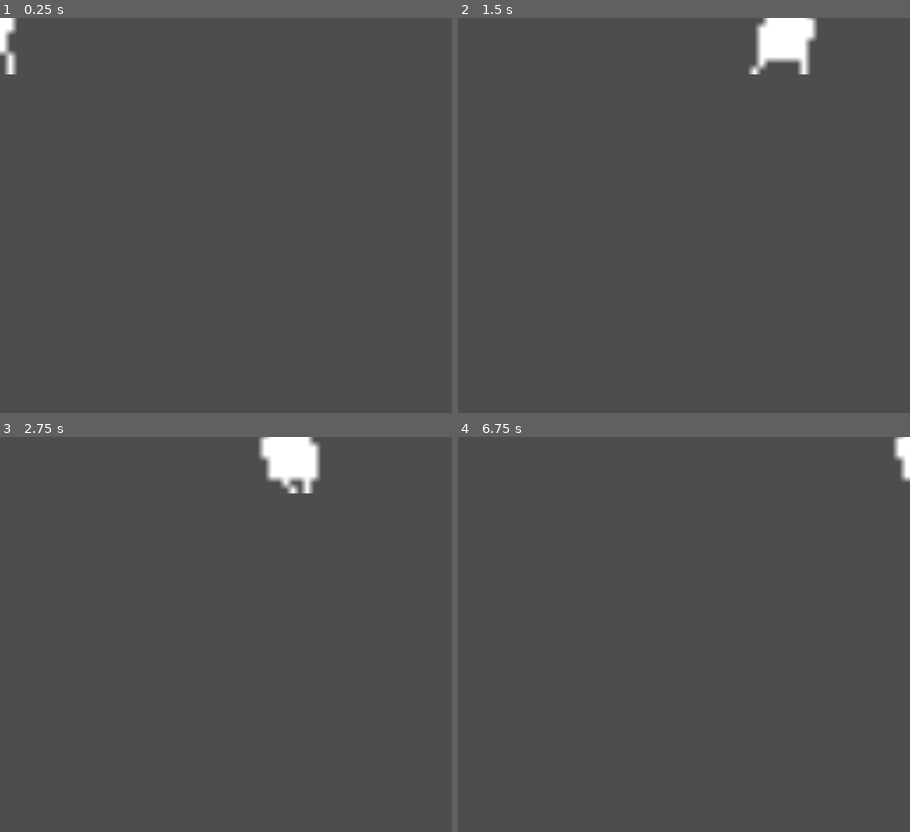
Above: before the commit, frames 1-4 (two rows, left to right).
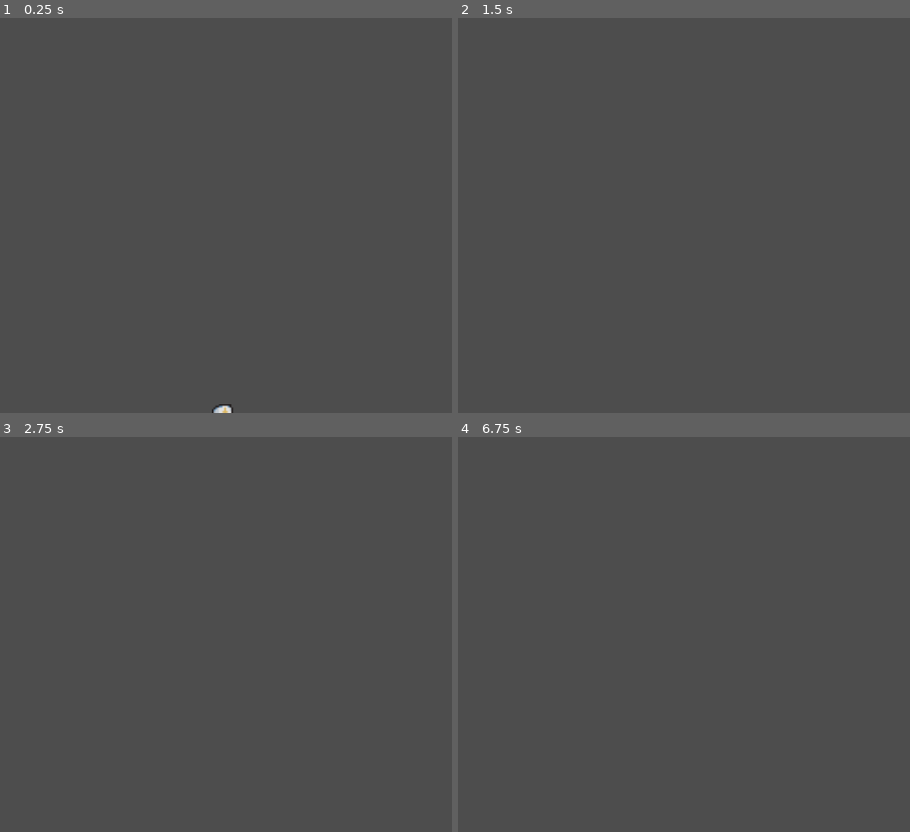
Above: after the commit, the same moments.

Repository: sirbrillig/bell-of-peace
Game: Godot game, scene res://player.tscn
Two runs of this game, one before a commit and one after it. Both use one fixed random seed, a clock stepped at 60 frames per second and the inputs below. Before the commit the project has no main scene; this scene is started directly in both runs.
Inputs:
- Up to frame 1 (0.25 s): no input
- Up to frame 2 (1.5 s): hold Right (ui_right) from 0.53 s (still down); tap Up (ui_up) at 0.6, 0.77, 1.07, 1.35 s
- Up to frame 3 (2.75 s): tap Up (ui_up) at 1.52, 1.82, 2.1 s; release Right (ui_right) at 2.03 s; hold Left (ui_left) from 2.03 s (still down)
- Up to frame 4 (6.75 s): release Left (ui_left) at 2.78 s; hold Right (ui_right) 2.78-4.28 s; tap Up (ui_up) at 2.85, 3.02, 3.32, 3.6, 3.77, 4.07, 4.35, 4.52, 4.82, 5.1, 5.85, 6.02, 6.32, 6.6 s; tap Enter at 4.25, 5.75 s; hold Left (ui_left) 4.28-5.03 s; tap Space at 5, 6.5 s; hold Right (ui_right) 5.03-5.78 s; hold Left (ui_left) from 5.78 s (still down)

The runs differ from the first frame. In frame 1, 0.5% of the frame differs, in the area x 0-52%, y 0-100%; in frame 2, 1.6%, in the area x 64-80%, y 0-15%; in frame 3, 1.6%; in frame 4, 0.3%.

Commit message:
Add character and platform

Diff:
--- a/player.gd
+++ b/player.gd
@@ -1,5 +1,7 @@
-extends Area2D
-@export var speed = 200
+extends CharacterBody2D
+@export var speed = 100
+@export var jump_speed = -400
+@export var gravity = 30
 
 
 # Called when the node enters the scene tree for the first time.
@@ -10,19 +12,22 @@
 
 # Called every frame. 'delta' is the elapsed time since the previous frame.
 func _process(delta: float) -> void:
-	var velocity = Vector2.ZERO
-	if Input.is_action_pressed("ui_right"):
-		velocity.x += 1
-	if Input.is_action_pressed("ui_left"):
-		velocity.x -= 1
-
-	if velocity.length() > 0:
-		velocity = velocity.normalized() * speed
-
-	position += velocity * delta
-
 	if velocity.x != 0:
 		$AnimatedSprite2D.animation = "walk"
 		$AnimatedSprite2D.flip_h = velocity.x < 0
 	else:
 		$AnimatedSprite2D.animation = "idle"
+
+func _physics_process(delta: float) -> void:
+	if ! is_on_floor():
+		velocity.y += gravity
+	else:
+		velocity.y = 0
+
+	var direction_h = Input.get_axis("ui_left", "ui_right")
+	velocity.x = speed * direction_h
+
+	if Input.is_action_just_pressed("ui_up") and is_on_floor():
+		velocity.y = jump_speed
+
+	move_and_slide()
--- a/player.tscn
+++ b/player.tscn
@@ -1,48 +1,94 @@
-[gd_scene load_steps=8 format=3 uid="uid://ckkvgyes778g"]
+[gd_scene load_steps=18 format=3 uid="uid://ckkvgyes778g"]
 
 [ext_resource type="Script" path="res://player.gd" id="1_j24fr"]
-[ext_resource type="Texture2D" uid="uid://d1m86mw8mxnxm" path="res://bell-monk_0001.png" id="1_mvwqt"]
-[ext_resource type="Texture2D" uid="uid://dxkmpfu2gl3n0" path="res://bell-monk_0002.png" id="2_73pbo"]
-[ext_resource type="Texture2D" uid="uid://bxdpqpq8s8rec" path="res://bell-monk_run_0001.png" id="3_mdwh1"]
-[ext_resource type="Texture2D" uid="uid://du6qqw7b7ko2x" path="res://bell-monk_run_0002.png" id="4_vbfbi"]
+[ext_resource type="Texture2D" uid="uid://chqmsp78v45ft" path="res://Priest-Idle/Priest-Idle-0.png" id="2_ypgkm"]
+[ext_resource type="Texture2D" uid="uid://dskfu5hagg422" path="res://Priest-Idle/Priest-Idle-1.png" id="3_b6dtj"]
+[ext_resource type="Texture2D" uid="uid://cnglw8nqrem0p" path="res://Priest-Idle/Priest-Idle-2.png" id="4_65v3u"]
+[ext_resource type="Texture2D" uid="uid://ds42jl1mfs7s2" path="res://Priest-Idle/Priest-Idle-3.png" id="5_rmsmo"]
+[ext_resource type="Texture2D" uid="uid://bhirasrcbys20" path="res://Priest-Idle/Priest-Idle-4.png" id="6_ttntp"]
+[ext_resource type="Texture2D" uid="uid://ceru1vgnumghp" path="res://Priest-Idle/Priest-Idle-5.png" id="7_npt3t"]
+[ext_resource type="Texture2D" uid="uid://c281ibg06ttdt" path="res://Priest-Walk/Priest-Walk-0.png" id="8_jpsvl"]
+[ext_resource type="Texture2D" uid="uid://c51i3cbsigf6o" path="res://Priest-Walk/Priest-Walk-1.png" id="9_soafd"]
+[ext_resource type="Texture2D" uid="uid://d2480yxoes2ec" path="res://Priest-Walk/Priest-Walk-2.png" id="10_epyfm"]
+[ext_resource type="Texture2D" uid="uid://cahuwfrolhpj8" path="res://Priest-Walk/Priest-Walk-3.png" id="11_qgpg4"]
+[ext_resource type="Texture2D" uid="uid://ef6v865vxcxm" path="res://Priest-Walk/Priest-Walk-4.png" id="12_toic0"]
+[ext_resource type="Texture2D" uid="uid://hutsic25e8u3" path="res://Priest-Walk/Priest-Walk-5.png" id="13_td0ek"]
+[ext_resource type="Texture2D" uid="uid://bdg28fin1dr8a" path="res://Priest-Walk/Priest-Walk-6.png" id="14_68qej"]
+[ext_resource type="Texture2D" uid="uid://bbo2s8bdimclb" path="res://Priest-Walk/Priest-Walk-7.png" id="15_7buk7"]
 
 [sub_resource type="SpriteFrames" id="SpriteFrames_vloih"]
 animations = [{
 "frames": [{
 "duration": 1.0,
-"texture": ExtResource("1_mvwqt")
+"texture": ExtResource("2_ypgkm")
 }, {
 "duration": 1.0,
-"texture": ExtResource("2_73pbo")
+"texture": ExtResource("3_b6dtj")
+}, {
+"duration": 1.0,
+"texture": ExtResource("4_65v3u")
+}, {
+"duration": 1.0,
+"texture": ExtResource("5_rmsmo")
+}, {
+"duration": 1.0,
+"texture": ExtResource("6_ttntp")
+}, {
+"duration": 1.0,
+"texture": ExtResource("7_npt3t")
 }],
 "loop": true,
 "name": &"idle",
-"speed": 2.0
+"speed": 10.0
 }, {
 "frames": [{
 "duration": 1.0,
-"texture": ExtResource("3_mdwh1")
+"texture": ExtResource("8_jpsvl")
 }, {
 "duration": 1.0,
-"texture": ExtResource("4_vbfbi")
+"texture": ExtResource("9_soafd")
+}, {
+"duration": 1.0,
+"texture": ExtResource("10_epyfm")
+}, {
+"duration": 1.0,
+"texture": ExtResource("11_qgpg4")
+}, {
+"duration": 1.0,
+"texture": ExtResource("12_toic0")
+}, {
+"duration": 1.0,
+"texture": ExtResource("13_td0ek")
+}, {
+"duration": 1.0,
+"texture": ExtResource("14_68qej")
+}, {
+"duration": 1.0,
+"texture": ExtResource("15_7buk7")
 }],
 "loop": true,
 "name": &"walk",
-"speed": 4.0
+"speed": 8.0
 }]
 
 [sub_resource type="RectangleShape2D" id="RectangleShape2D_xu03d"]
-size = Vector2(7, 13)
+size = Vector2(12, 19)
 
-[node name="Player" type="Area2D"]
+[node name="Player" type="CharacterBody2D"]
 script = ExtResource("1_j24fr")
 metadata/_edit_group_ = true
 
 [node name="AnimatedSprite2D" type="AnimatedSprite2D" parent="."]
-scale = Vector2(4, 4)
 sprite_frames = SubResource("SpriteFrames_vloih")
 animation = &"walk"
+frame = 1
+frame_progress = 0.214474
 
 [node name="CollisionShape2D" type="CollisionShape2D" parent="."]
-position = Vector2(-1.5, 1.5)
+position = Vector2(-1, 0.5)
 shape = SubResource("RectangleShape2D_xu03d")
+
+[node name="Camera2D" type="Camera2D" parent="."]
+position = Vector2(0, -67)
+position_smoothing_enabled = true
+position_smoothing_speed = 2.0
--- a/project.godot
+++ b/project.godot
@@ -11,6 +11,7 @@
 [application]
 
 config/name="Bell of Peace"
+run/main_scene="res://world.tscn"
 config/features=PackedStringArray("4.3", "GL Compatibility")
 config/icon="res://icon.svg"
 
@@ -18,6 +19,7 @@
 
 window/size/viewport_width=256
 window/size/viewport_height=224
+window/size/mode=3
 window/stretch/mode="canvas_items"
 
 [rendering]
--- /dev/null
+++ b/world.tscn
@@ -0,0 +1,24 @@
+[gd_scene load_steps=4 format=3 uid="uid://c4t7vaqi1f5h2"]
+
+[ext_resource type="PackedScene" uid="uid://ckkvgyes778g" path="res://player.tscn" id="1_q76vr"]
+
+[sub_resource type="QuadMesh" id="QuadMesh_qqu18"]
+size = Vector2(256, 40)
+
+[sub_resource type="RectangleShape2D" id="RectangleShape2D_bpf42"]
+size = Vector2(253.5, 40.5)
+
+[node name="World" type="Node"]
+
+[node name="Player" parent="." instance=ExtResource("1_q76vr")]
+position = Vector2(64, 92)
+
+[node name="Floor" type="StaticBody2D" parent="."]
+
+[node name="MeshInstance2D" type="MeshInstance2D" parent="Floor"]
+position = Vector2(129, 170)
+mesh = SubResource("QuadMesh_qqu18")
+
+[node name="CollisionShape2D" type="CollisionShape2D" parent="Floor"]
+position = Vector2(129.25, 170.75)
+shape = SubResource("RectangleShape2D_bpf42")
Binary file added: Priest-Idle/Priest-Idle-0.png
Not shown, changed: Priest-Idle/Priest-Idle-0.png.import
Binary file added: Priest-Idle/Priest-Idle-1.png
Not shown, added: Priest-Idle/Priest-Idle-1.png.import
Binary file added: Priest-Idle/Priest-Idle-2.png
Not shown, changed: Priest-Idle/Priest-Idle-2.png.import
Binary file added: Priest-Idle/Priest-Idle-3.png
Not shown, added: Priest-Idle/Priest-Idle-3.png.import
Binary file added: Priest-Idle/Priest-Idle-4.png
Not shown, added: Priest-Idle/Priest-Idle-4.png.import
Binary file added: Priest-Idle/Priest-Idle-5.png
Not shown, added: Priest-Idle/Priest-Idle-5.png.import
(and 20 more such lines)
